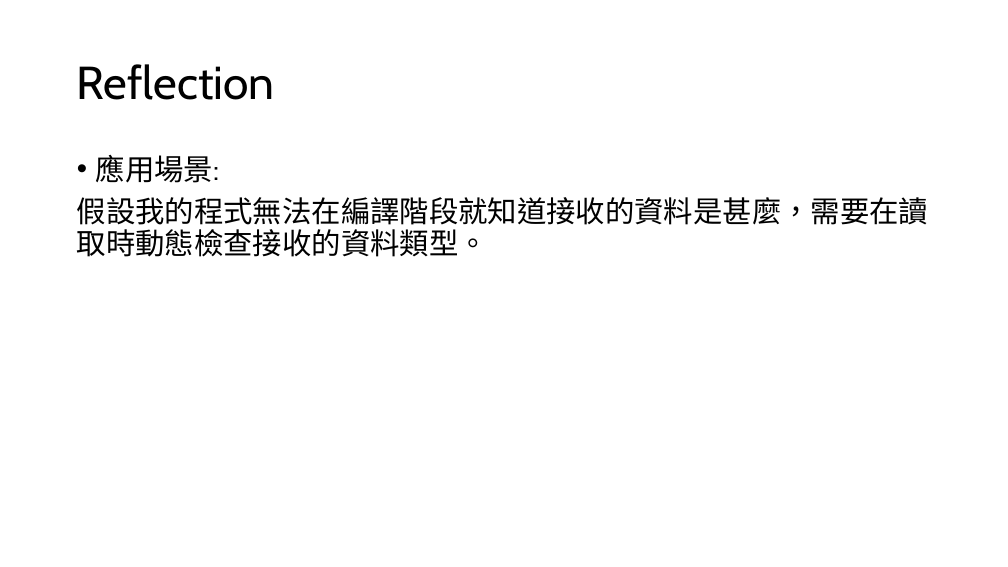
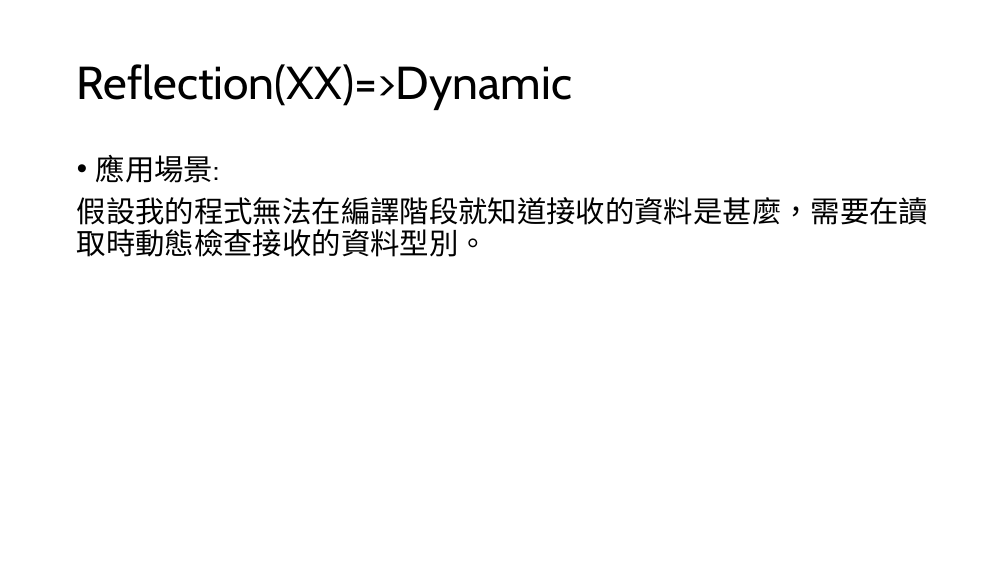
Before and after one commit to BboRainbo/C-Practice, a slide deck: slide 8 of LOG/0119.pptx (slide 7 before the commit). Drawn at 1008x567 pixels with LibreOffice and Linux fonts; fonts in the diff are those of the drawing. Boxes give left, top, right and bottom in pixels: in the first picture for what was removed or moved away, otherwise in the second. Text is boxed around its words. In the diff, an @@ line names an element or a change of style, - is before the commit and + after.

```diff
--- a/LOG/0119.pptx
+++ b/LOG/0119.pptx
@@ title at bbox=[77, 64, 572, 110]: text changed @@
-Reflection
+Reflection(XX)=>Dynamic
@@ text at bbox=[77, 197, 928, 257]: text changed @@
-假設我的程式無法在編譯階段就知道接收的資料是甚麼，需要在讀取時動態檢查接收的資料類型。
+假設我的程式無法在編譯階段就知道接收的資料是甚麼，需要在讀取時動態檢查接收的資料型別。
```
Also in this commit, not shown: 4 other slides changed, 4 slides added, 26 other files.
